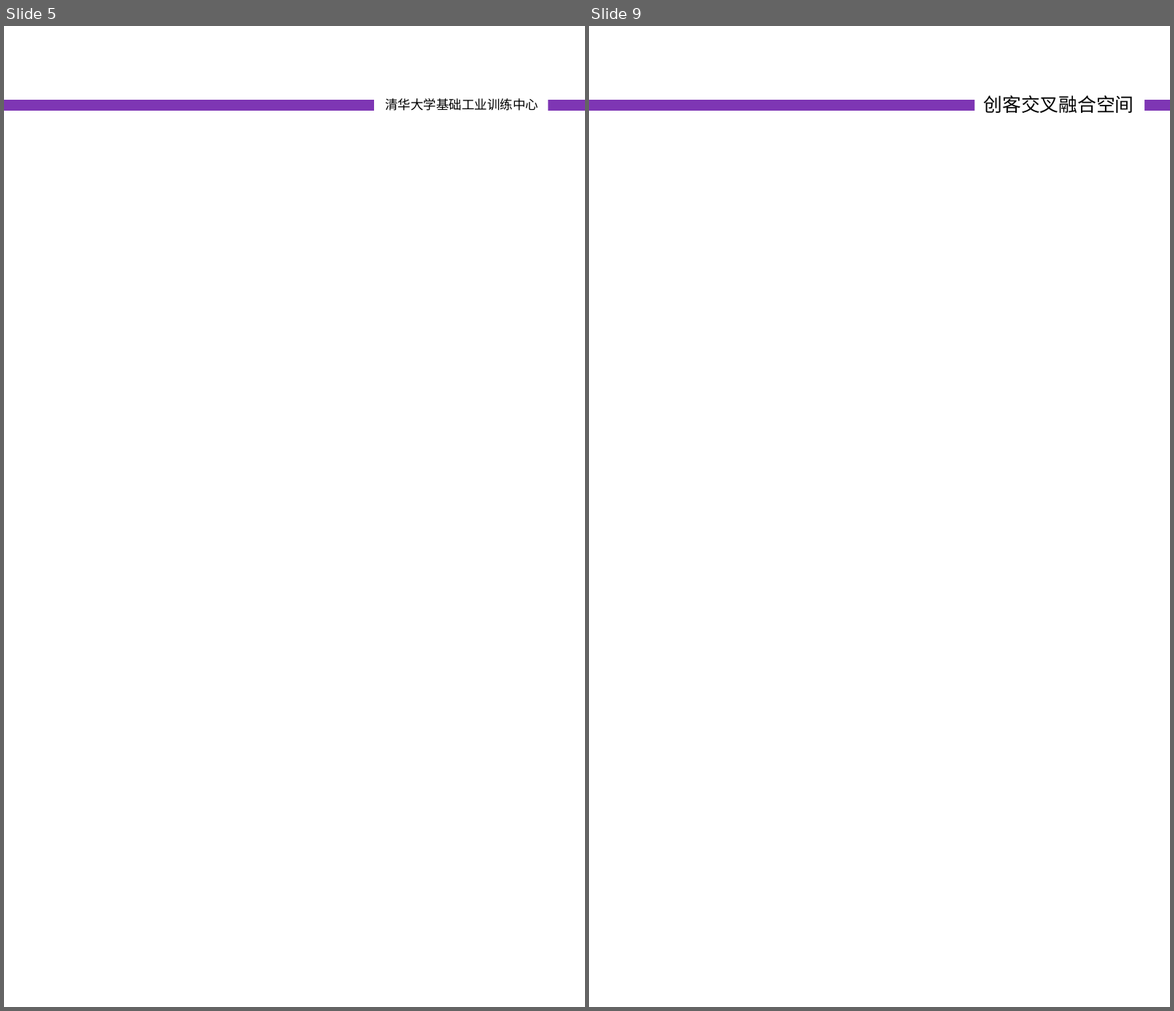
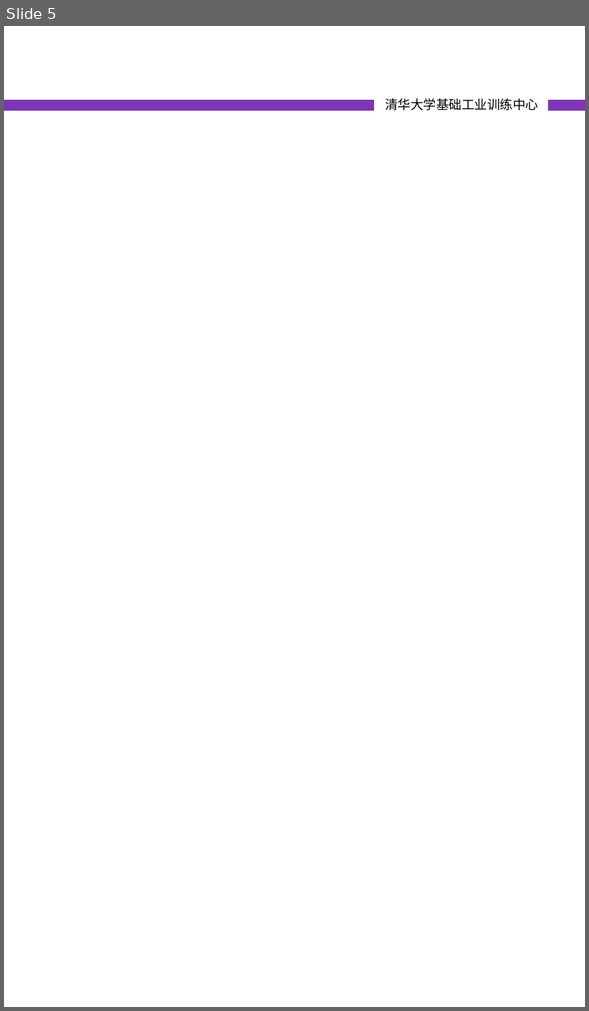
Before and after one commit to woodyme/i.center_my_workzone, a slide deck: 训练中心创客交叉融合空间建设/doc/创客交叉融合空间宣传册.pptx. Shown side by side, each under a label of ours: slides 5 and 9 before the commit, slide 5 after it; the slides between them are not shown. The pictures are 1174x1011 and 589x1011 pixels, drawn with LibreOffice and Linux fonts; fonts in the diff are those of the drawing. Boxes give left, top, right and bottom in pixels: in the first picture for what was removed or moved away, otherwise in the second. Text is boxed around its words. In the diff, an @@ line names an element or a change of style, - is before the commit and + after.

Commit message:
update 交叉融合空间宣传册

```diff
--- a/训练中心创客交叉融合空间建设/doc/创客交叉融合空间宣传册.pptx
+++ b/训练中心创客交叉融合空间建设/doc/创客交叉融合空间宣传册.pptx
@@ slide 9 removed at [589, 26, 1170, 1007], background #FFFFFF; not listed: 1 template element that a slide beside it also shows @@
@@ text removed at [984, 95, 1134, 113] @@
-创客交叉融合空间
```
Also in this commit, not shown: 5 slides changed, 8 slides added, 2 other slides removed, 1 other file.
